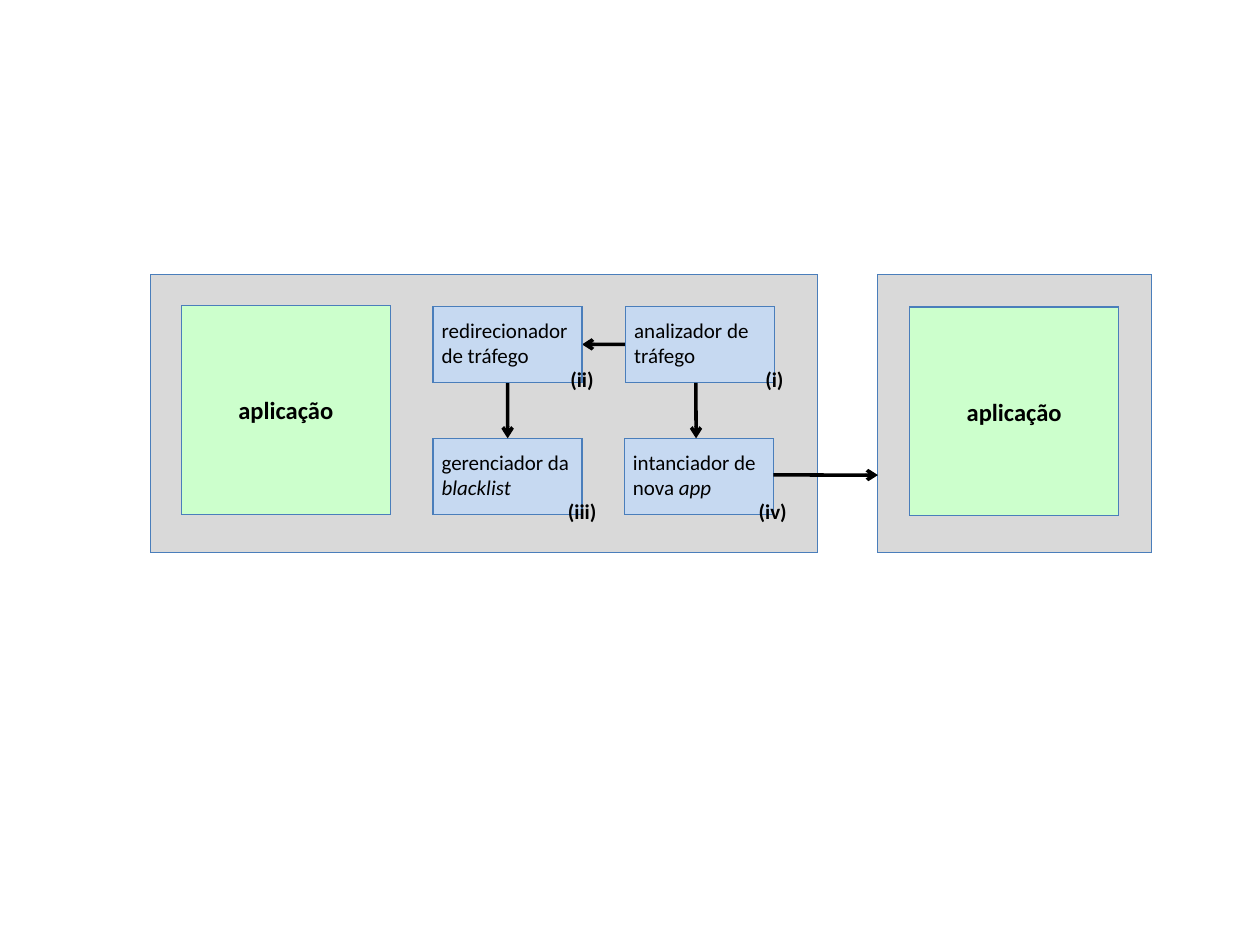
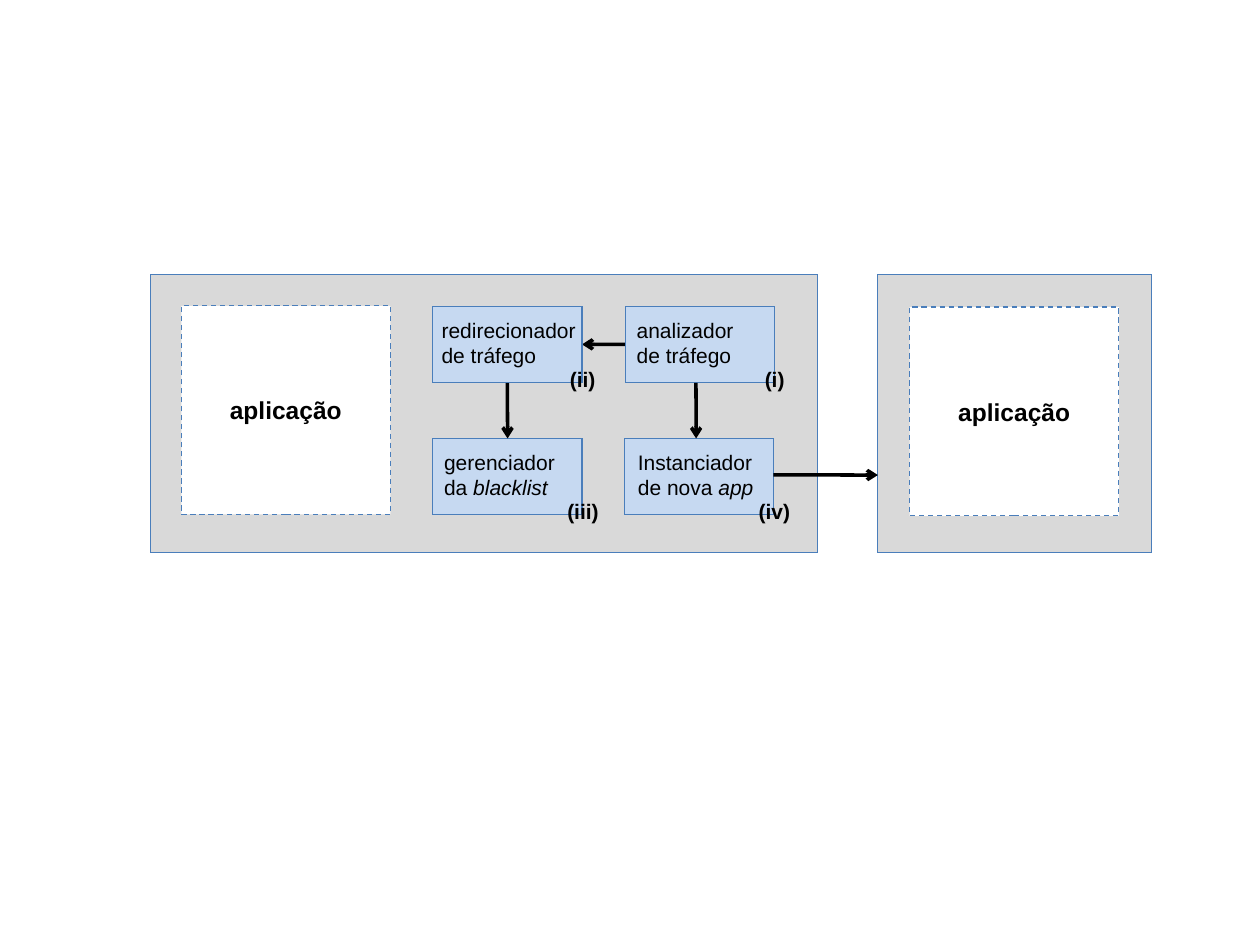
Before and after one commit to netcriptus/CI853, a slide deck: slide 1 of arquitetura.ppt. Drawn at 1260x945 pixels with LibreOffice and Linux fonts; fonts in the diff are those of the drawing. Boxes give left, top, right and bottom in pixels: in the first picture for what was removed or moved away, otherwise in the second. Text is boxed around its words. In the diff, an @@ line names an element or a change of style, - is before the commit and + after.

```diff
--- a/arquitetura.ppt
+++ b/arquitetura.ppt
@@ rectangle "aplicação" at (x1=181, y1=306, x2=391, y2=515): font Calibri to Arial; fill #CCFFCC to #FFFFFF; outline #4A7EBB 0.74 pt to #4A7EBB 0.74 pt dashed @@
@@ rectangle "aplicação" at (x1=910, y1=307, x2=1119, y2=517): font Calibri to Arial; fill #CCFFCC to #FFFFFF; outline #4A7EBB 0.74 pt to #4A7EBB 0.74 pt dashed @@
@@ text at (x1=638, y1=454, x2=753, y2=500): text changed; font Calibri to Arial @@
-intanciador de nova app
+Instanciador de nova app
@@ font Calibri to Arial in 7 elements at (x1=442, y1=322, x2=576, y2=368), (x1=637, y1=322, x2=734, y2=368), (x1=444, y1=454, x2=555, y2=496), (x1=570, y1=371, x2=596, y2=392), (x1=765, y1=371, x2=785, y2=392), (x1=567, y1=502, x2=598, y2=523), (x1=759, y1=502, x2=790, y2=523) @@
```
Also in this commit, not shown: 2 other files.
